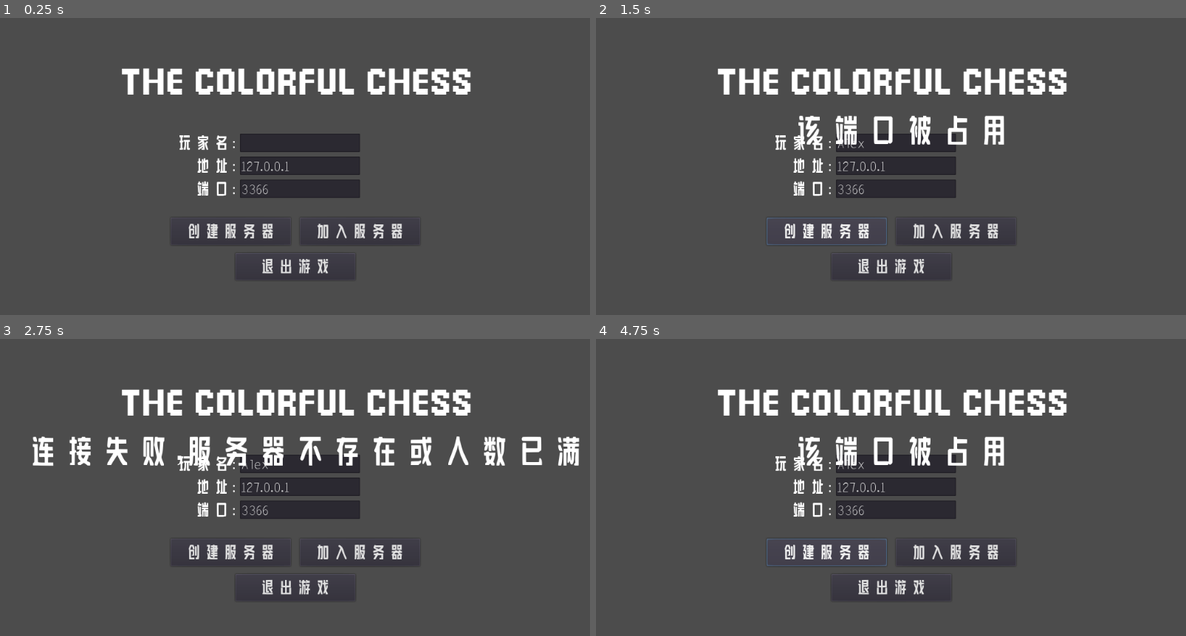
Above: before the commit, frames 1-4 (two rows, left to right).
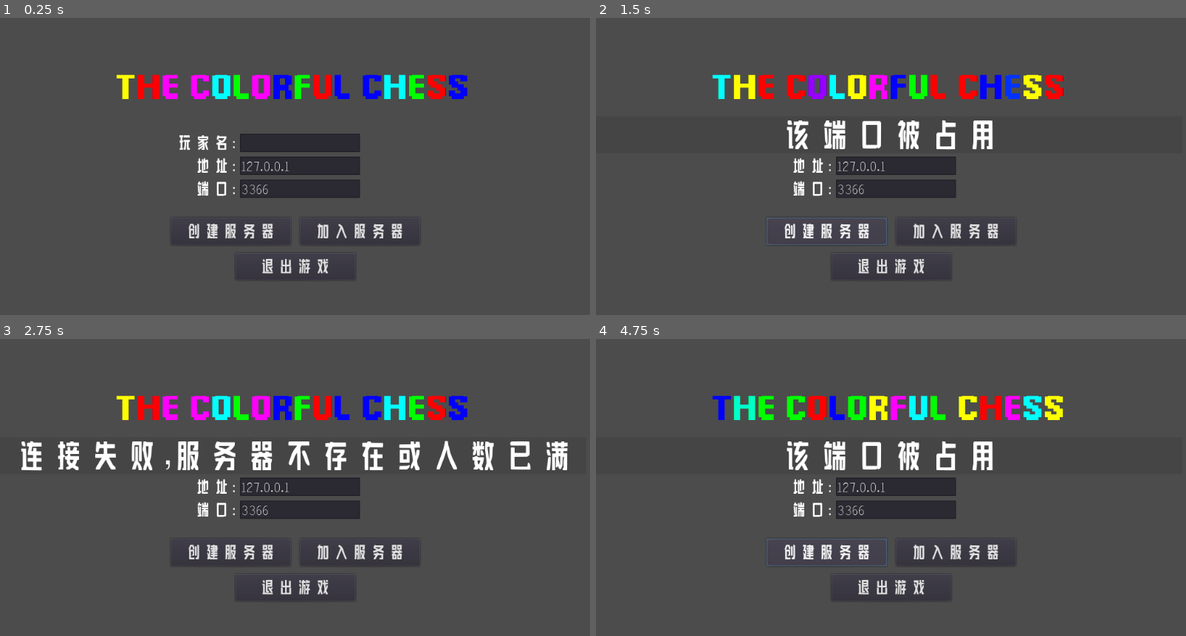
Above: after the commit, the same moments.

Repository: XiaoLe14/Godot3-colorful_chess
Game: Godot game, scene res://tscn/Main.tscn
The game is run twice, just before and just after one commit, with the same random seed, the same clock (stepped at 60 frames per second) and the same inputs.
Inputs (mouse positions are in pixels of both pictures, inside the frame that each line leads up to):
- Up to frame 1 (0.25 s): no input
- Up to frame 2 (1.5 s): click (896, 142) at 0.52 s; type "Alex" at 0.6 s; click "创建服务器" at 1.25 s
- Up to frame 3 (2.75 s): click "加入服务器" at 2 s
- Up to frame 4 (4.75 s): click "创建服务器" at 2.75 s; click "加入服务器" at 3.5 s; click "创建服务器" at 4.25 s

The runs differ from the first frame. In frame 1, 4.7% of the frame differs, in the area x 19-80%, y 16-28%; in frame 2, 7.7%; in frame 3, 11%, in the area x 3-99%, y 16-46%; in frame 4, 7.7%.

Commit message:
移动更新

Diff:
--- a/script/Main.gd
+++ b/script/Main.gd
@@ -38,6 +38,8 @@
 var long = 16
 remote var ucmcolor : Color
 var cards_num = 0
+remote var cx = 8
+remote var cy = 5
 func _ready() -> void:
 	self.get_tree().connect('network_peer_connected', self, '_onNewPlayerConnected')
 	self.get_tree().connect('network_peer_disconnected', self, '_onPlayerDisconnected')
@@ -46,6 +48,7 @@
 	self.get_tree().connect('connection_failed', self, '_onConnectionFail')
 
 func _process(delta):
+
 	randomize()
 	myName = $UI/MainUI/PlayerName.text
 	server_ip = $UI/MainUI/IP.text
@@ -75,7 +78,13 @@
 		var cmy = ($UI/Playing/map/Chessman.position.y + 20 )/ 40
 		ucmcolor = get_color(cmx,cmy)
 		rset("ucmcolor",ucmcolor)
-func wrong(why):
+		rset("cx",$UI/Playing/map/Chessman.cx)
+		rset("cy",$UI/Playing/map/Chessman.cy)
+	else:
+		if gameStarting:
+			$UI/Playing/map/Chessman.cx = cx
+			$UI/Playing/map/Chessman.cy = cy
+remote func wrong(why):
 	$UI/Wrong/WrongTimer.start()
 	$UI/Wrong/Label.text = why
 	$UI/Wrong.show()
@@ -532,10 +541,37 @@
 		node.connect("move_card_click", self, "_on_m_card_clickd")
 		node.connect("special_card_click", self, "_on_s_card_clickd")
 func _on_m_card_clickd(id):
-	var numbers = ["1", "2", "3", "4", "5", "6", "7", "8", "9", "10", "11", "12"]
+	var numbers = ["1", "2", "3", "4", "5", "6", "7", "8", "9", "10", "11", "12"]##############################
+	var base_id = ".png"  # 基础文件扩展名
+	for number in numbers:
+		if number == str(1):
+			var turn = {
+				"c":3,
+				"r":1,
+				"r2":1
+			}
+			if not is_network_master():
+				rpc_id(1,"move_chess",turn,get_tree().get_network_unique_id())
+			else:
+				move_chess(turn,1)
+		else:
+			print(number)
+func _on_s_card_clickd(id):
+	var numbers = ["1", "2", "3", "4", "5", "6"]############################
 	var base_id = ".png"  # 基础文件扩展名
 	for number in numbers:
 		if (number + base_id) in id:
 			print(number)
-func _on_s_card_clickd(id):
-	print("s"+str(id))
+remote func move_chess(turn:Dictionary,id):
+	if is_network_master():
+		for key in turn:
+			if key == "c":
+				if not ($UI/Playing/map/Chessman.cy - turn[key]) < 0:
+					$UI/Playing/map/Chessman.cy -= turn[key]
+				else:
+					if id == 1:
+						wrong("可能会走出地图！")
+					else:
+						rpc_id(id,"wrong","可能会走出地图！")
+			else:
+				print(key,turn[key])
--- a/tscn/Main.tscn
+++ b/tscn/Main.tscn
@@ -11,7 +11,7 @@
 [ext_resource path="res://assets/chessman.png" type="Texture" id=9]
 
 [sub_resource type="DynamicFont" id=1]
-size = 55
+size = 56
 font_data = ExtResource( 2 )
 
 [node name="Main" type="Node2D"]
@@ -22,23 +22,18 @@
 "_edit_vertical_guides_": [  ]
 }
 
-[node name="ColorRect" type="ColorRect" parent="."]
-margin_left = -1398.0
-margin_top = -326.0
-margin_right = -365.0
-margin_bottom = 268.0
-color = Color( 0.27451, 0.27451, 0.27451, 1 )
-
 [node name="UI" type="CanvasLayer" parent="."]
 
 [node name="MainUI" type="Node2D" parent="UI"]
 
-[node name="title" type="Label" parent="UI/MainUI"]
-margin_left = 208.0
-margin_top = 136.0
-margin_right = 916.0
-margin_bottom = 256.0
-custom_fonts/font = SubResource( 1 )
+[node name="title" type="RichTextLabel" parent="UI/MainUI"]
+margin_left = 152.0
+margin_top = 144.0
+margin_right = 860.0
+margin_bottom = 264.0
+custom_fonts/normal_font = SubResource( 1 )
+bbcode_enabled = true
+bbcode_text = "[center][rainbow freq=1.0 sat=2 val=5]The Colorful Chess[/rainbow][/center]"
 text = "The Colorful Chess"
 
 [node name="createServer" type="Button" parent="UI/MainUI"]
@@ -211,12 +206,20 @@
 text = "SEND"
 
 [node name="Wrong" type="Node2D" parent="UI"]
+visible = false
+z_index = 4096
+
+[node name="ColorRect" type="ColorRect" parent="UI/Wrong"]
+margin_top = 216.0
+margin_right = 1016.0
+margin_bottom = 280.0
+color = Color( 0.27451, 0.27451, 0.27451, 1 )
 
 [node name="Label" type="Label" parent="UI/Wrong"]
-margin_left = 32.0
-margin_top = 208.0
-margin_right = 1029.0
-margin_bottom = 272.0
+margin_left = 12.0
+margin_top = 216.0
+margin_right = 1009.0
+margin_bottom = 280.0
 custom_fonts/font = ExtResource( 5 )
 align = 1
 
@@ -1659,7 +1662,7 @@
 texture = ExtResource( 9 )
 script = ExtResource( 8 )
 cx = 8
-cy = 2
+cy = 5
 
 [node name="cards" type="Node2D" parent="UI/Playing"]
 
Binary file changed: assets/cards/move_cards/1.png
Binary file changed: assets/cards/move_cards/10.png
Binary file changed: assets/cards/move_cards/11.png
Binary file changed: assets/cards/move_cards/12.png
Binary file changed: assets/cards/move_cards/2.png
Binary file changed: assets/cards/move_cards/3.png
Binary file changed: assets/cards/move_cards/6.png
Binary file changed: assets/cards/move_cards/8.png
Binary file changed: assets/cards/move_cards/9.png
